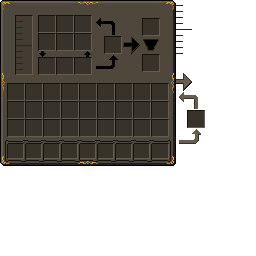
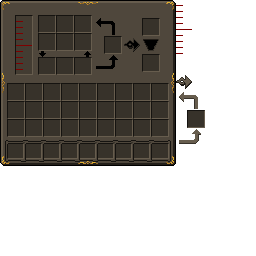
Revision of a layered 256 x 256 image; what changed, layer by layer:
painted on "arrows" over [123,36,186,91]
